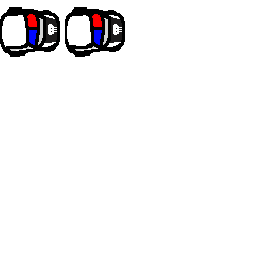
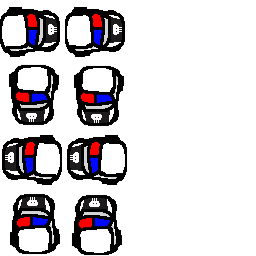
Before/after of a 256 × 256 layered artwork. What changed in the layer stack:
added layer "left #1" above "left #2" over [67, 135, 127, 185]
added layer "left #2" above "down #1" over [2, 135, 62, 185]
added layer "down #1" above "down #2" over [8, 64, 59, 125]
added layer "down #2" above "up #2" over [73, 65, 124, 126]
added layer "up #2" above "up#1" over [71, 195, 122, 256]
added layer "up#1" above "right#2" over [9, 194, 60, 255]
